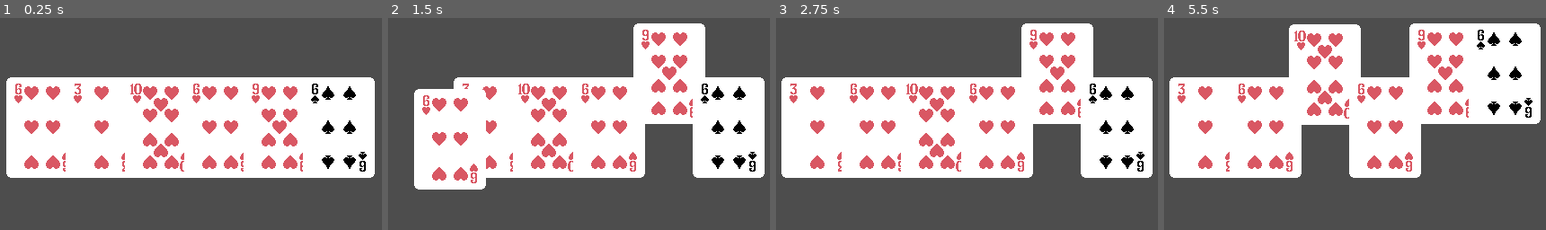
Above: before the commit, frames 1-4 (left to right).
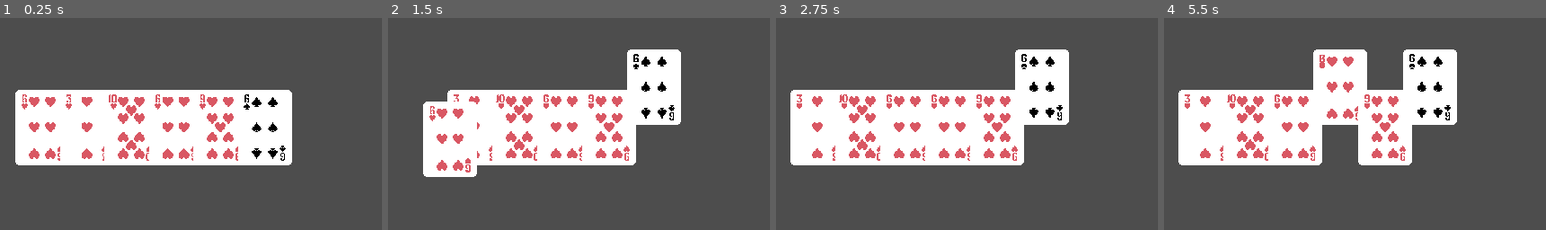
Above: after the commit, the same moments.

Repository: sinoftheta/secret_card_project
Game: Godot game, scene res://main/main.tscn
The game is run twice, just before and just after one commit, with the same random seed, the same clock (stepped at 60 frames per second) and the same inputs.
Inputs (mouse positions are in pixels of both pictures, inside the frame that each line leads up to):
- Up to frame 1 (0.25 s): no input
- Up to frame 2 (1.5 s): move the mouse to (651, 111) at 0.52 s; click (651, 111) at 0.67 s; drag from (410, 145) to (498, 193) at 1.27 s
- Up to frame 3 (2.75 s): move the mouse to (970, 58) at 2.02 s; click (970, 58) at 2.17 s
- Up to frame 4 (5.5 s): tap Enter at 2.75, 5 s; drag from (1274, 193) to (outside the picture) at 2.77 s; tap Space at 3.5 s; move the mouse to (1473, 177) at 3.52 s; click (1473, 177) at 3.67 s; drag from (outside the picture) to (1217, 47) at 4.27 s; move the mouse to (1332, 128) at 5.02 s; click (1332, 128) at 5.17 s

The runs differ from the first frame. In frame 1, 28% of the frame differs, in the area x 1-99%, y 27-76%; in frame 2, 29%; in frame 3, 30%; in frame 4, 31%, in the area x 1-99%, y 2-76%.

Commit message:
hand scaling works

Diff:
--- a/card/card.gd
+++ b/card/card.gd
@@ -24,8 +24,6 @@
 	selected = false
 
 
-
-
 ## card specific state also goes here
 var data:CardData:
 	get(): return Constants.card_data[id]
@@ -39,14 +37,13 @@
 func _process(delta: float) -> void:
 	position.x = float(get_index()) / float(get_parent().get_child_count()) * HAND_WIDTH
 
-	## render.top_level == true
+	## NOTE: render.top_level == true
 	if dragged:
 		(%Render as Node2D).z_index = get_parent().get_child_count()
 		## lerp render to mouse
-		print( )
 		(%Render as Node2D).position = lerp(
 			(%Render as Node2D).position,
-			get_global_mouse_position() - drag_point + %Interaction.size * 0.5,
+			get_global_mouse_position() + (%Interaction.size * 0.5 - drag_point) * global_scale.x,
 			minf(delta * 16.0,1.0)
 		)
 
@@ -63,7 +60,7 @@
 		(%Render as Node2D).z_index = get_index()
 		var selected_offset:Vector2
 		if selected:
-			selected_offset = Vector2(0,-60)
+			selected_offset = Vector2(0,-60) * global_scale.x
 		else:
 			selected_offset = Vector2(0,0)
 		(%Render as Node2D).position = lerp(
@@ -105,5 +102,5 @@
 	(%Sprite as Sprite2D).texture = data.texture
 	(%Sprite as Sprite2D).frame_coords = data.texture_coord
 
-	## hrmmm
-	(%Render as Node2D).scale = get_parent().scale
+	## NOTE: render.top_level == true
+	(%Render as Node2D).scale = global_scale
--- a/main/main.tscn
+++ b/main/main.tscn
@@ -10,6 +10,7 @@
 [node name="Hand" type="Node2D" parent="."]
 unique_name_in_owner = true
 position = Vector2(-108, -1)
+scale = Vector2(0.75, 0.75)
 metadata/_edit_group_ = true
 
 [node name="Card" parent="Hand" instance=ExtResource("2_pjrb6")]
